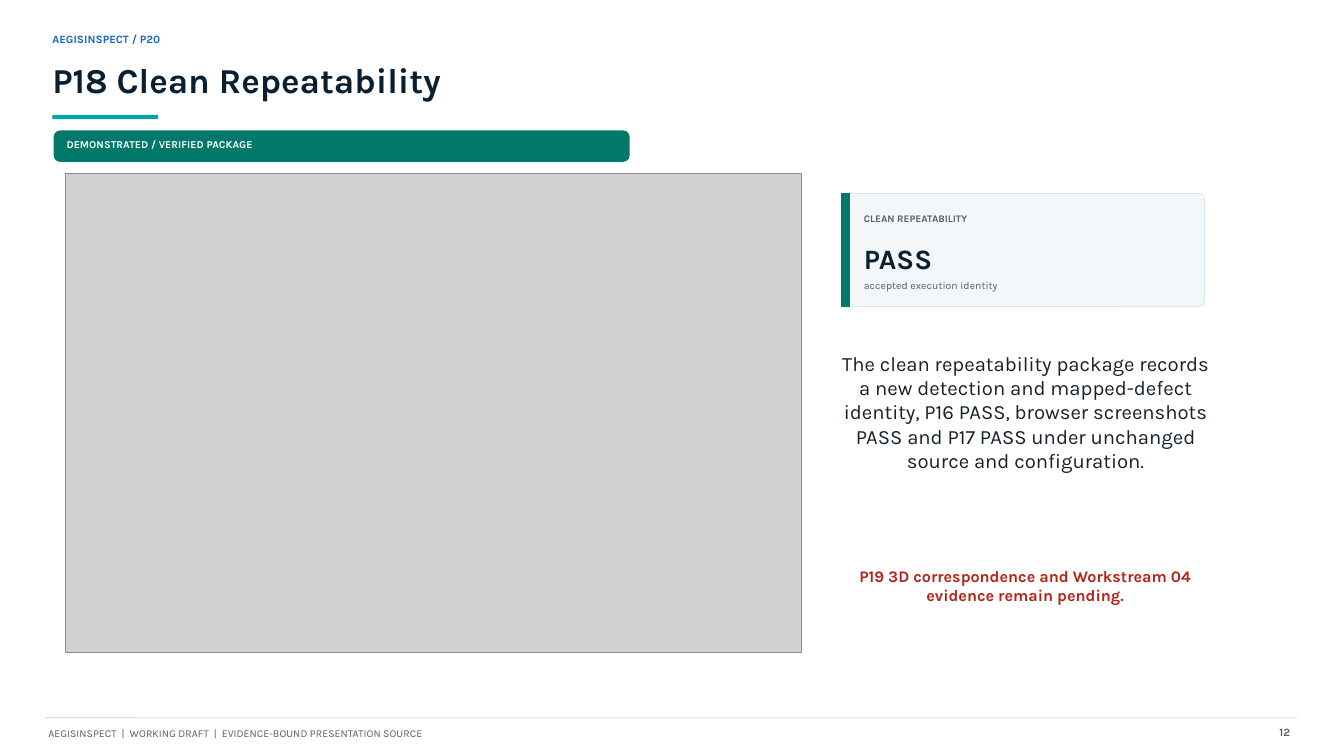
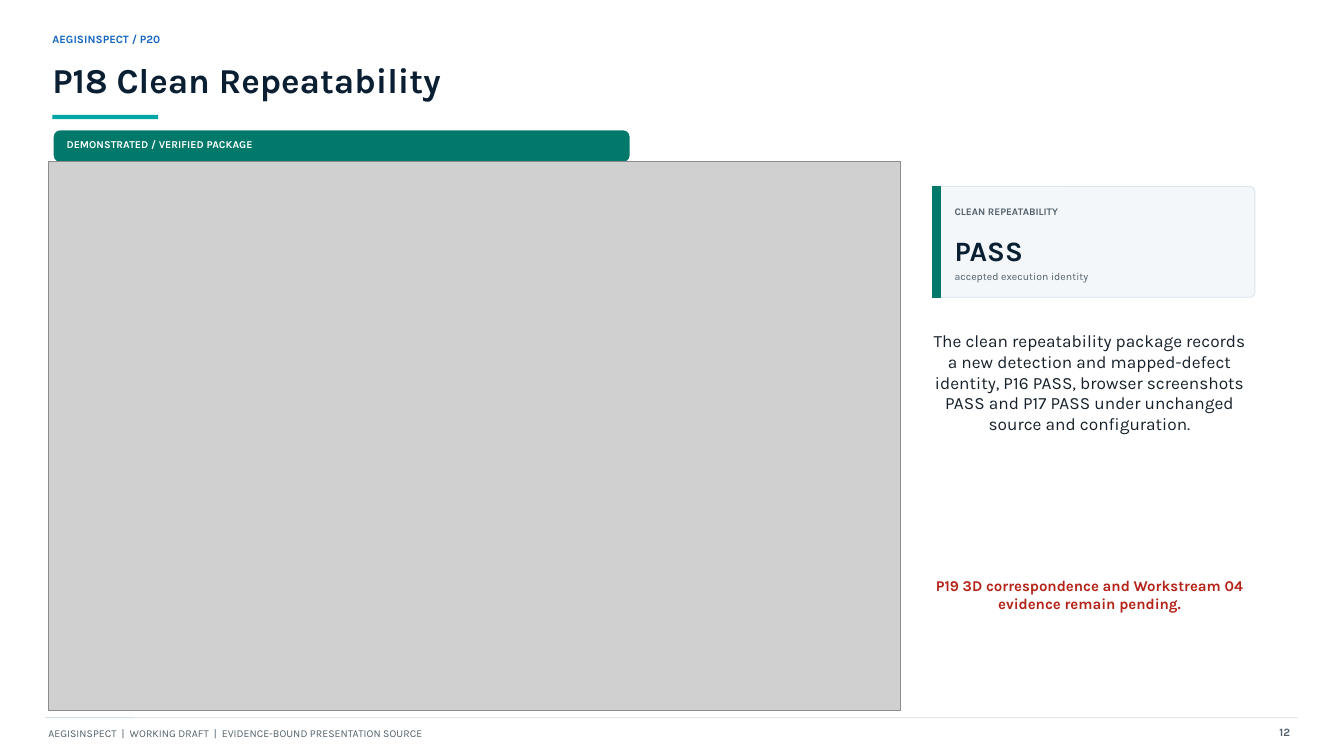
Before and after one commit to AritraAcherjee/autonomous-drone-infrastructure-inspection, a slide deck: slide 12 of outputs/presentation/AegisInspect_P20_working_draft.pptx. Drawn at 1344x756 pixels with LibreOffice and Linux fonts; fonts in the diff are those of the drawing; grey boxes stand for pictures. Boxes give left, top, right and bottom in pixels: in the first picture for what was removed or moved away, otherwise in the second. Text is boxed around its words. In the diff, an @@ line names an element or a change of style, - is before the commit and + after.

Commit message:
docs(p20): harden working deck for final evidence

```diff
--- a/outputs/presentation/AegisInspect_P20_working_draft.pptx
+++ b/outputs/presentation/AegisInspect_P20_working_draft.pptx
@@ picture: place and size @@
-picture at box(66, 173, 802, 652)
+picture at box(48, 161, 900, 711)
@@ rectangle: place and size @@
-rectangle at box(842, 194, 850, 307)
+rectangle at box(933, 187, 941, 297)
@@ rounded rectangle: place and size @@
-rounded rectangle at box(842, 194, 1205, 307)
+rounded rectangle at box(933, 187, 1255, 297)
@@ text "CLEAN REPEATABILITY": place and size @@
-text "CLEAN REPEATABILITY" at box(864, 215, 967, 222)
+text "CLEAN REPEATABILITY" at box(955, 208, 1058, 215)
@@ text "PASS": place and size @@
-text "PASS" at box(864, 250, 932, 270)
+text "PASS" at box(955, 242, 1023, 262)
@@ text "accepted execution identity": place and size @@
-text "accepted execution identity" at box(864, 282, 997, 292)
+text "accepted execution identity" at box(955, 273, 1088, 283)
@@ text "The clean repeatability package records ...": place and size @@
-text "The clean repeatability package records ..." at box(842, 357, 1208, 473)
+text "The clean repeatability package records ..." at box(934, 335, 1245, 435)
@@ text "The clean repeatability package records ..." at box(934, 335, 1245, 435): size 14.5 to 12.3 pt @@
@@ text "P19 3D correspondence and Workstream ...": place and size @@
-text "P19 3D correspondence and Workstream ..." at box(859, 571, 1191, 605)
+text "P19 3D correspondence and Workstream ..." at box(936, 580, 1243, 613)
@@ text "P19 3D correspondence and Workstream ..." at box(936, 580, 1243, 613): size 11.5 to 10.7 pt @@
```
Also in this commit, not shown: 5 other slides changed, 3 other files.
